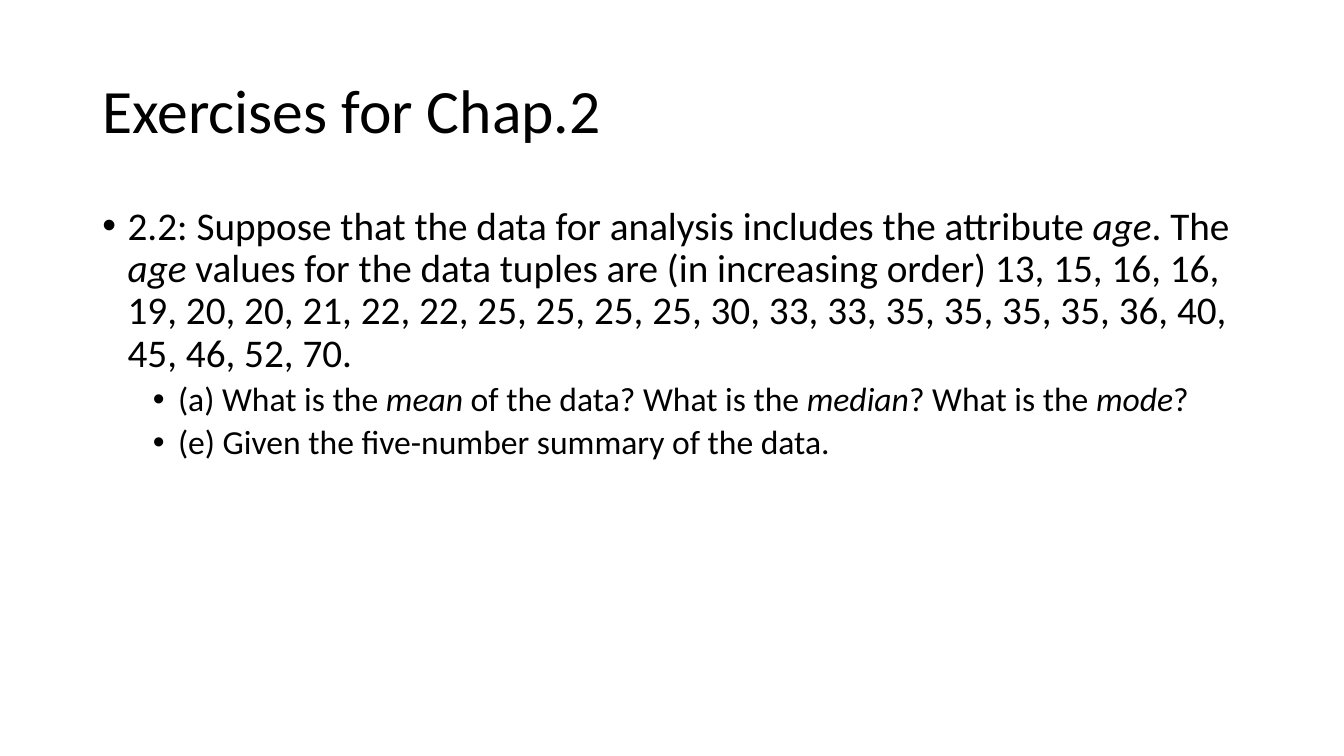
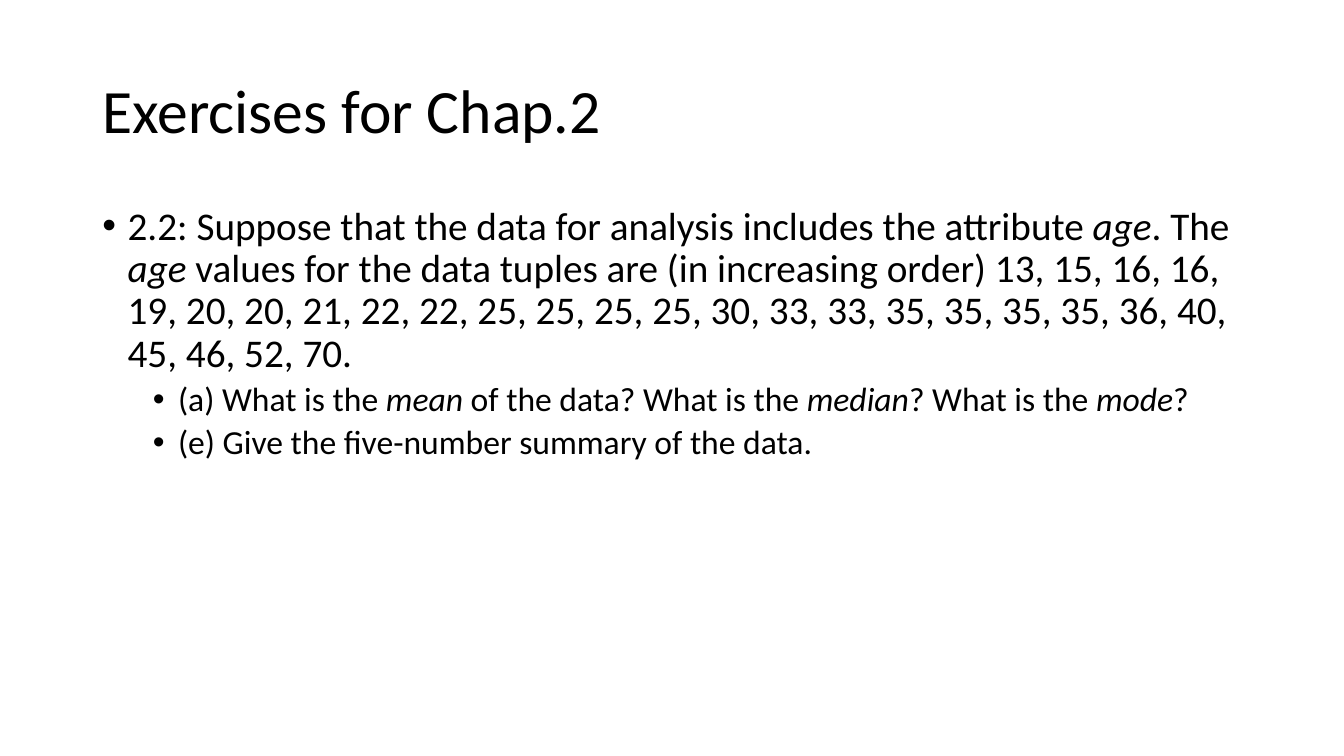
Before and after one commit to chriswjh/chriswjh.github.io, a slide deck: slide 3 of BDA_IFM/HW1.pptx. Drawn at 1344x756 pixels with LibreOffice and Linux fonts; fonts in the diff are those of the drawing. Boxes give left, top, right and bottom in pixels: in the first picture for what was removed or moved away, otherwise in the second. Text is boxed around its words. In the diff, an @@ line names an element or a change of style, - is before the commit and + after.

```diff
--- a/BDA_IFM/HW1.pptx
+++ b/BDA_IFM/HW1.pptx
@@ text at (x1=178, y1=429, x2=812, y2=460): text changed @@
-  • (e) Given the five-number summary of the data.
+  • (e) Give the five-number summary of the data.
```
Also in this commit, not shown: 4 other slides changed, 4 other files.
